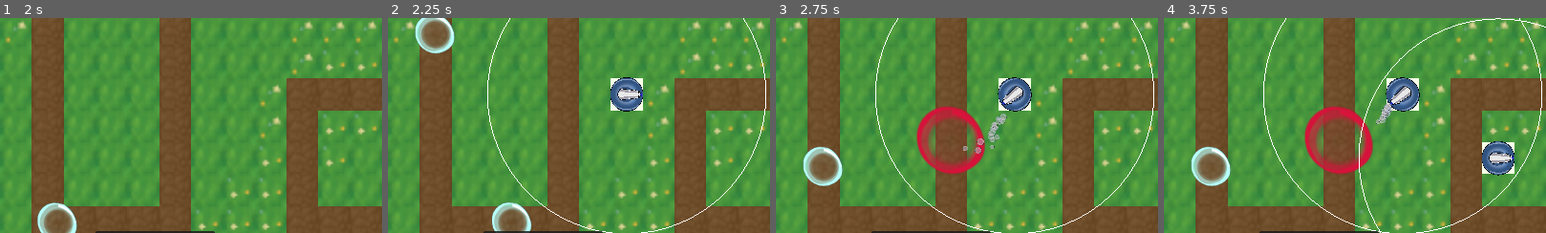
Above: before the commit, frames 1-4 (left to right).
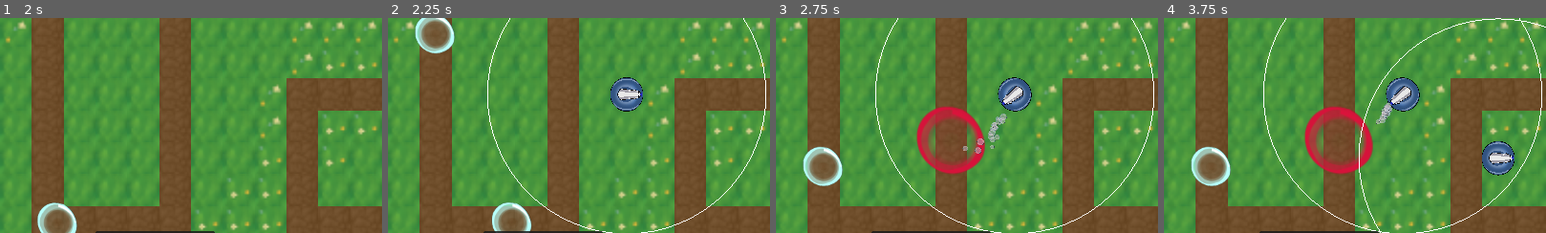
Above: after the commit, the same moments.

Repository: JustPause/GameJam2025
Game: Godot game, scene res://Scene/main_menu.tscn
Two runs of this game, one before a commit and one after it. Both use one fixed random seed, a clock stepped at 60 frames per second and the inputs below. Sound files missing from this copy of the repository are replaced by a short silence.
Inputs (mouse positions are % of the whole screen's width and height, from its top left):
- Up to frame 1 (2 s): click "Play" at 0.5 s; move the mouse to (72, 45) at 1.27 s; click (72, 45) at 1.42 s
- Up to frame 2 (2.25 s): move the mouse to (30, 55) at 2.02 s; click (30, 55) at 2.17 s
- Up to frame 3 (2.75 s): no input
- Up to frame 4 (3.75 s): move the mouse to (60, 28) at 2.77 s; click (60, 28) at 2.92 s; move the mouse to (45, 70) at 3.52 s; click (45, 70) at 3.67 s
The pictures show only the part of the screen within x 0-50%, y 38-88%; the shares and areas given below are measured in that part.

Frame 1 is identical in both runs. In frame 2, 0.2% of the frame differs, in the area x 58-67%, y 28-44%; in frame 3, 0.2%; in frame 4, 0.4%, in the area x 58-92%, y 28-73%.

Commit message:
sft

Diff:
--- a/Code/enemy_spawner.gd
+++ b/Code/enemy_spawner.gd
@@ -75,7 +75,6 @@
 
 func spawn_enemy(units) -> void:
 
-	print(units)
 	var enemy
 	if(units=="Basic_Bubble"):
 		enemy=basic_bubble_scene.instantiate()
@@ -122,8 +121,11 @@
 		count = 0 # Reset enemy spawn count
 		spawn_enemies = true # Allow enemy spawning
 		countdown_is_active = false
+
 	else:
 		print("All waves completed!")
+		get_tree().change_scene_to_file("res://Scene/Finish.tscn")
+
 		spawn_enemies = false
 
 func on_wave_timer_timeout() -> void:
--- /dev/null
+++ b/Scene/Finish.tscn
@@ -0,0 +1,38 @@
+[gd_scene load_steps=3 format=3 uid="uid://c2u1t8vrful1"]
+
+[ext_resource type="Script" path="res://Scene/finish.gd" id="1_mpad1"]
+[ext_resource type="Texture2D" uid="uid://bw57u1rb5nxny" path="res://Assets/cover1.png" id="2_qe7le"]
+
+[node name="Finsih" type="Control"]
+layout_mode = 3
+anchors_preset = 15
+anchor_right = 1.0
+anchor_bottom = 1.0
+grow_horizontal = 2
+grow_vertical = 2
+script = ExtResource("1_mpad1")
+
+[node name="TextureRect" type="TextureRect" parent="."]
+layout_mode = 0
+offset_left = -19.0
+offset_top = -2.0
+offset_right = 1901.0
+offset_bottom = 1078.0
+scale = Vector2(0.625, 0.625)
+texture = ExtResource("2_qe7le")
+
+[node name="Label" type="Label" parent="."]
+layout_mode = 1
+anchors_preset = 8
+anchor_left = 0.5
+anchor_top = 0.5
+anchor_right = 0.5
+anchor_bottom = 0.5
+offset_left = -568.5
+offset_top = -150.5
+offset_right = 568.5
+offset_bottom = 150.5
+grow_horizontal = 2
+grow_vertical = 2
+theme_override_font_sizes/font_size = 160
+text = "GG, Done with"
--- a/Scene/Green Lands.tscn
+++ b/Scene/Green Lands.tscn
@@ -69,6 +69,7 @@
 tile_set = SubResource("TileSet_ierxv")
 
 [node name="Buldings" type="TileMapLayer" parent="Map"]
+visible = false
 tile_set = SubResource("TileSet_ierxv")
 
 [node name="Buildings" type="Node2D" parent="."]
--- /dev/null
+++ b/Scene/finish.gd
@@ -0,0 +1,19 @@
+extends Control
+
+var node
+var i
+var time
+
+func _ready() -> void:
+	node = $TextureRect
+	i=0
+	time=0
+
+func _process(delta: float) -> void:
+	#i+=0.01
+	#node.rotation =  sin(i)*0.1
+	#time+=delta
+	print(1)
+	#node.position.y += 0.1
+	#print(node.position.x)
+# Called when the node enters the scene tree for the first time.
--- a/Scene/main_menu.gd
+++ b/Scene/main_menu.gd
@@ -1,4 +1,21 @@
 extends Control
+
+var node
+var i
+var time
+func _ready() -> void:
+	node = $TextureRect
+	i=0
+	time=0
+
+func _process(delta: float) -> void:
+	if(time>60  and node.position.y<-470):
+		i+=0.01
+		node.rotation =  sin(i)*0.1
+		time+=delta
+		print(time)
+		node.position.y += 0.1
+	#print(node.position.x)
 
 func _on_button_pressed() -> void:
 	get_tree().change_scene_to_file("res://Scene/Green Lands.tscn")
--- a/Scene/main_menu.tscn
+++ b/Scene/main_menu.tscn
@@ -1,8 +1,9 @@
-[gd_scene load_steps=4 format=3 uid="uid://dn6vnolqprgtd"]
+[gd_scene load_steps=5 format=3 uid="uid://dn6vnolqprgtd"]
 
 [ext_resource type="Script" path="res://Scene/main_menu.gd" id="1_kerhm"]
 [ext_resource type="Theme" uid="uid://doj56ai31tnfa" path="res://Scene/Main_UI_Theme.tres" id="1_kngsl"]
 [ext_resource type="AudioStream" uid="uid://fi2po3t7ng76" path="res://entities/bubble/big_bubble/menu loop.mp3" id="3_qyyu4"]
+[ext_resource type="Texture2D" uid="uid://bw57u1rb5nxny" path="res://Assets/cover1.png" id="4_oqcqt"]
 
 [node name="Control" type="Control"]
 layout_mode = 3
@@ -18,6 +19,22 @@
 grow_horizontal = 2
 grow_vertical = 2
 script = ExtResource("1_kerhm")
+
+[node name="TextureRect" type="TextureRect" parent="."]
+layout_mode = 1
+anchors_preset = -1
+anchor_left = -0.651074
+anchor_top = -6.41821
+anchor_right = 1.8736
+anchor_bottom = -1.04305
+offset_left = -316.262
+offset_top = 1016.82
+offset_right = 104.084
+offset_bottom = 113.384
+scale = Vector2(0.88, 0.88)
+pivot_offset = Vector2(960, 540)
+texture = ExtResource("4_oqcqt")
+metadata/_edit_use_anchors_ = true
 
 [node name="Panel2" type="Panel" parent="."]
 layout_mode = 0
--- a/Scene/ui.gd
+++ b/Scene/ui.gd
@@ -22,5 +22,5 @@
 # Called every frame. 'delta' is the elapsed time since the previous frame.
 func _process(delta: float) -> void:
 	Lable_1.text=str("HP",  round(l.hp()*10))
-	Lable_2.text=str("Points ",g.points)
-	Lable_3.text=str("Timer ")
+	Lable_2.text=str("Points ", g.points)
+	Lable_3.text=str("Timer ", )
--- a/entities/bubble/basic_bubble/basic_bubble.gd
+++ b/entities/bubble/basic_bubble/basic_bubble.gd
@@ -35,9 +35,8 @@
 		audio_player.finished.connect(audio_player.queue_free)
 		call_deferred("queue_free")
 
-func hit_on_caselle() -> void:
-	find_parent("Node2D").find_child("MainBablue").hit()
-	print("hit")
+func hit_on_caselle(i) -> void:
+	find_parent("Node2D").find_child("MainBablue").hit(i)
 
 func _ready() -> void:
 
@@ -64,7 +63,7 @@
 	progress += speed * delta
 
 	if progress_ratio == 1:
-		hit_on_caselle()
+		hit_on_caselle(1)
 		kill()
 
 func damage(ammount: float, attack_type: GlobalEnums.TowerAttackTypes) -> void:
--- a/entities/bubble/big_bubble/big_bubble.gd
+++ b/entities/bubble/big_bubble/big_bubble.gd
@@ -34,9 +34,8 @@
 		audio_player.finished.connect(audio_player.queue_free)
 		call_deferred("queue_free")
 
-func hit_on_caselle() -> void:
-	find_parent("Node2D").find_child("MainBablue").hit()
-	print("hit")
+func hit_on_caselle(i) -> void:
+	find_parent("Node2D").find_child("MainBablue").hit(i)
 
 func update(i) -> void:
 
@@ -56,9 +55,6 @@
 
 	update(1)
 
-	print(current_health)
-
-
 	if not get_parent() is Path2D:
 		kill()
 
@@ -68,7 +64,7 @@
 	progress += speed * delta
 
 	if progress_ratio == 1:
-		hit_on_caselle()
+		hit_on_caselle(base_attack_damage)
 		kill()
 
 func damage(ammount : float, attack_type : GlobalEnums.TowerAttackTypes) -> void:
--- /dev/null
+++ b/entities/bubble/boss/boss.tscn
@@ -0,0 +1,86 @@
+[gd_scene load_steps=13 format=3 uid="uid://c0opw2a8jm6k8"]
+
+[ext_resource type="Script" path="res://entities/bubble/basic_bubble/basic_bubble.gd" id="1_4k01i"]
+[ext_resource type="PackedScene" uid="uid://bnqdis37vcu87" path="res://components/hitbox.tscn" id="2_nbglg"]
+[ext_resource type="Shader" path="res://entities/bubble/basic_bubble.gdshader" id="3_tmir1"]
+[ext_resource type="Texture2D" uid="uid://b8kkfvcw58lev" path="res://entities/bubble/basic_bubble/basic_bubble-small.png" id="4_17k86"]
+[ext_resource type="AudioStream" uid="uid://xx7ffwuhy72b" path="res://entities/bubble/bubblepop1.mp3" id="5_j5dov"]
+[ext_resource type="AudioStream" uid="uid://6slpepkfga15" path="res://entities/bubble/bubblepop2.mp3" id="6_hyvpm"]
+
+[sub_resource type="CircleShape2D" id="CircleShape2D_4wfc8"]
+radius = 29.0689
+
+[sub_resource type="ShaderMaterial" id="ShaderMaterial_wk86i"]
+resource_local_to_scene = true
+shader = ExtResource("3_tmir1")
+shader_parameter/flash_color = Color(0.84441, 0, 0.169327, 1)
+shader_parameter/flash_value = 0.0
+
+[sub_resource type="Animation" id="Animation_gj0wr"]
+length = 0.001
+tracks/0/type = "value"
+tracks/0/imported = false
+tracks/0/enabled = true
+tracks/0/path = NodePath("BasicBubble:material:shader_parameter/flash_value")
+tracks/0/interp = 1
+tracks/0/loop_wrap = true
+tracks/0/keys = {
+"times": PackedFloat32Array(0),
+"transitions": PackedFloat32Array(1),
+"update": 0,
+"values": [0.0]
+}
+
+[sub_resource type="Animation" id="Animation_cv0mv"]
+resource_name = "dammage_flash"
+length = 0.2
+tracks/0/type = "value"
+tracks/0/imported = false
+tracks/0/enabled = true
+tracks/0/path = NodePath("BasicBubble:material:shader_parameter/flash_value")
+tracks/0/interp = 2
+tracks/0/loop_wrap = true
+tracks/0/keys = {
+"times": PackedFloat32Array(0, 0.1, 0.2),
+"transitions": PackedFloat32Array(1, 1, 1),
+"update": 0,
+"values": [0.0, 1.0, 0.0]
+}
+
+[sub_resource type="AnimationLibrary" id="AnimationLibrary_8xgsl"]
+_data = {
+"RESET": SubResource("Animation_gj0wr"),
+"dammage_flash": SubResource("Animation_cv0mv")
+}
+
+[sub_resource type="AudioStreamRandomizer" id="AudioStreamRandomizer_bxix0"]
+streams_count = 2
+stream_0/stream = ExtResource("5_j5dov")
+stream_1/stream = ExtResource("6_hyvpm")
+
+[node name="BasicBubble" type="PathFollow2D"]
+rotates = false
+loop = false
+script = ExtResource("1_4k01i")
+max_size_growth = Vector2(2, 2)
+
+[node name="HitBox" parent="." instance=ExtResource("2_nbglg")]
+collision_layer = 3
+collision_mask = 0
+
+[node name="CollisionShape2D" type="CollisionShape2D" parent="HitBox"]
+shape = SubResource("CircleShape2D_4wfc8")
+
+[node name="BasicBubble" type="Sprite2D" parent="."]
+material = SubResource("ShaderMaterial_wk86i")
+texture = ExtResource("4_17k86")
+
+[node name="AnimationPlayer" type="AnimationPlayer" parent="."]
+libraries = {
+"": SubResource("AnimationLibrary_8xgsl")
+}
+
+[node name="AudioStreamPlayer" type="AudioStreamPlayer" parent="."]
+stream = SubResource("AudioStreamRandomizer_bxix0")
+
+[connection signal="damage" from="HitBox" to="." method="damage"]
--- a/entities/bubble/ice_bubble/ice_bubble.gd
+++ b/entities/bubble/ice_bubble/ice_bubble.gd
@@ -33,9 +33,9 @@
 		audio_player.finished.connect(audio_player.queue_free)
 		call_deferred("queue_free")
 
-func hit_on_caselle() -> void:
-	find_parent("Node2D").find_child("MainBablue").hit()
-	print("hit")
+func hit_on_caselle(i) -> void:
+	find_parent("Node2D").find_child("MainBablue").hit(i)
+
 
 func _ready() -> void:
 	if not get_parent() is Path2D:
@@ -49,7 +49,7 @@
 	progress += speed * delta
 
 	if progress_ratio == 1:
-		hit_on_caselle()
+		hit_on_caselle(2)
 		kill()
 
 func damage(ammount : float, attack_type : GlobalEnums.TowerAttackTypes) -> void:
--- a/main_bablue.gd
+++ b/main_bablue.gd
@@ -13,8 +13,8 @@
 func hp():
 	return (self.scale.x+self.scale.y/2) / (Vector2(0.1,0.1).x+Vector2(0.1,0.1).y/2)
 
-func hit():
-	self.scale=Vector2(self.scale.x+ 0.01,self.scale.y+ 0.01)
+func hit(i):
+	self.scale=Vector2(self.scale.x+ i/100,self.scale.y+i/100)
 
 	print(self.scale)
 	if self.scale >= Vector2(0.1,0.1):
Binary file added: Assets/bubble_on_castle_sprite.png
Not shown, added: Assets/bubble_on_castle_sprite.png.import
Binary file added: Assets/castle_sprite.png
Not shown, added: Assets/castle_sprite.png.import
Not shown, removed: Assets/comic_kids/NOTE !!!!.txt
Binary file added: Assets/cover1.png
Not shown, added: Assets/cover1.png.import
